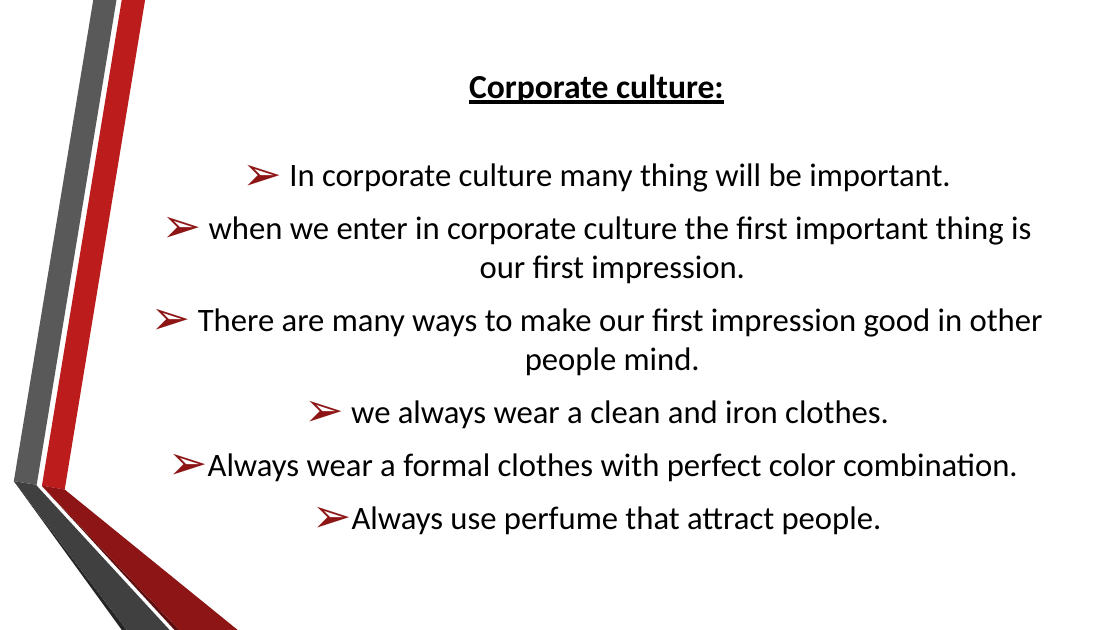
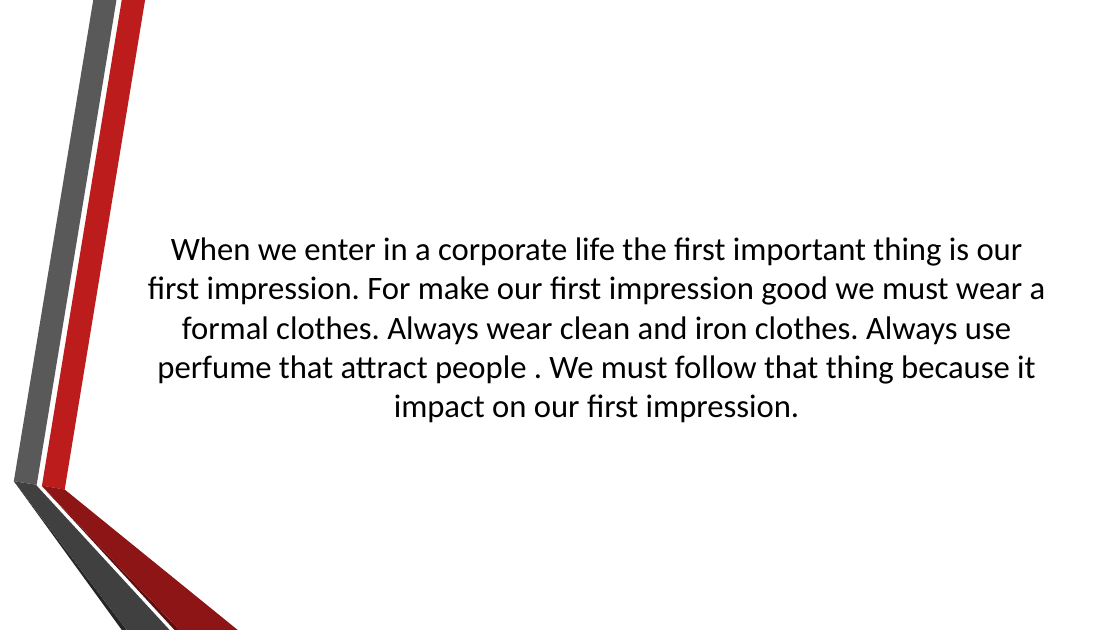
Before and after one commit to rajputjainam244/Assignment, a slide deck: slide 5 of building corporate culture.pptx (slide 3 before the commit). Drawn at 1120x630 pixels with LibreOffice and Linux fonts; fonts in the diff are those of the drawing; background and template pictures are left out. Boxes give left, top, right and bottom in pixels: in the first picture for what was removed or moved away, otherwise in the second. Text is boxed around its words. In the diff, an @@ line names an element or a change of style, - is before the commit and + after.

```diff
--- a/building corporate culture.pptx
+++ b/building corporate culture.pptx
@@ title removed at box(469, 74, 724, 104) @@
-Corporate culture:
@@ text at box(148, 237, 1046, 423): text changed @@
-➢ In corporate culture many thing will be important.
-➢ when we enter in corporate culture the first important thing is our first impression.
-➢ There are many ways to make our first impression good in other people mind.
-➢ we always wear a clean and iron clothes.
-➢ Always wear a formal clothes with perfect color combination.
-➢ Always use perfume that attract people.
+When we enter in a corporate life the first important thing is our first impression. For make our first impression good we must wear a formal clothes. Always wear clean and iron clothes. Always use perfume that attract people . We must follow that thing because it impact on our first impression.
```
Also in this commit, not shown: 1 other slide changed, 13 slides added, 2 slides removed.
